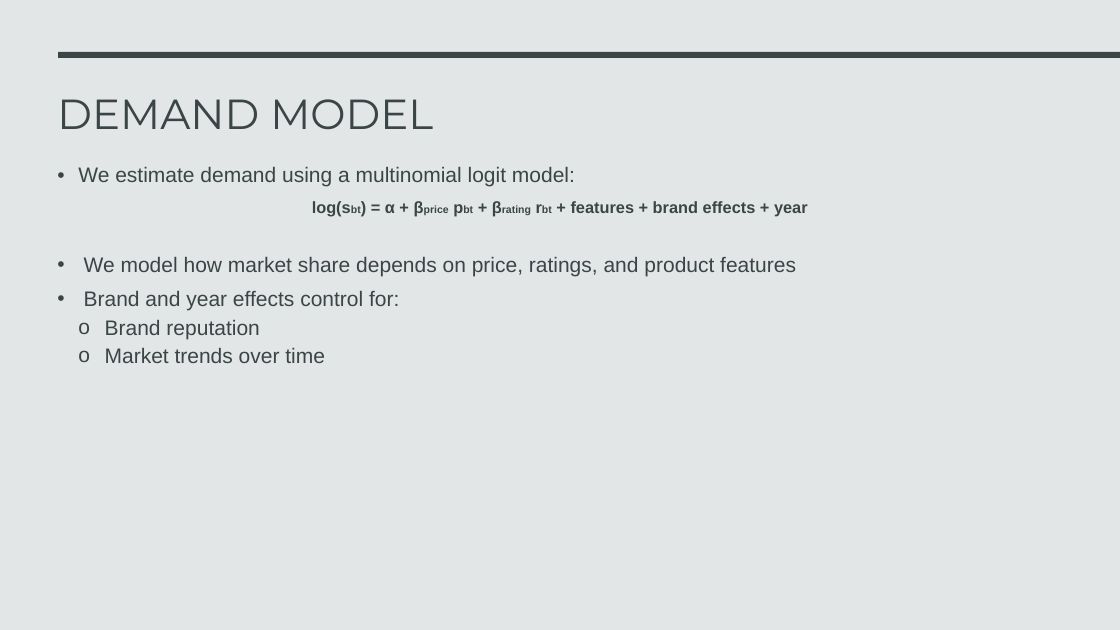
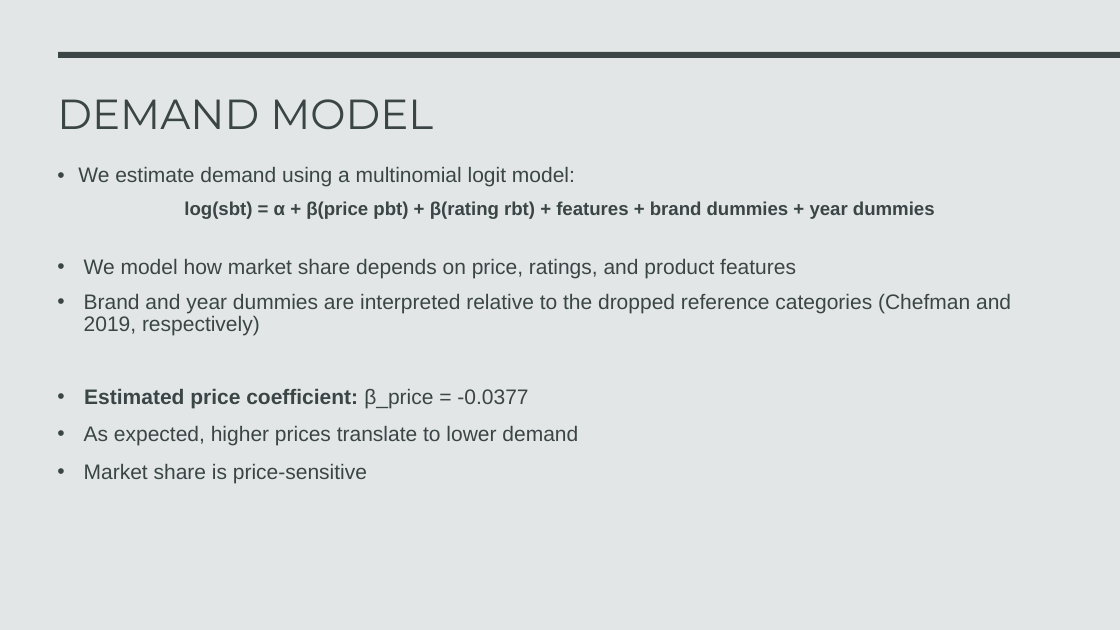
Before and after one commit to AustinChinn03/DS3001Final, a slide deck: slide 3 of Presentation/DS3001.pptx. Drawn at 1120x630 pixels with LibreOffice and Linux fonts; fonts in the diff are those of the drawing. Boxes give left, top, right and bottom in pixels: in the first picture for what was removed or moved away, otherwise in the second. Text is boxed around its words. In the diff, an @@ line names an element or a change of style, - is before the commit and + after.

```diff
--- a/Presentation/DS3001.pptx
+++ b/Presentation/DS3001.pptx
@@ text at (184, 201, 935, 219): text changed; size 14 to 16 pt @@
-log(sbt) = α + βprice pbt + βrating rbt + features + brand effects + year
+log(sbt) = α + β(price pbt) + β(rating rbt) + features + brand dummies + year dummies
@@ text at (84, 294, 1011, 484): text changed @@
-• Brand and year effects control for:
-  o Brand reputation
-  o Market trends over time
+• Brand and year dummies are interpreted relative to the dropped reference categories (Chefman and 2019, respectively)
+• Estimated price coefficient: β_price = -0.0377
+• As expected, higher prices translate to lower demand
+• Market share is price-sensitive
```
Also in this commit, not shown: 4 other slides changed, 1 other file.
